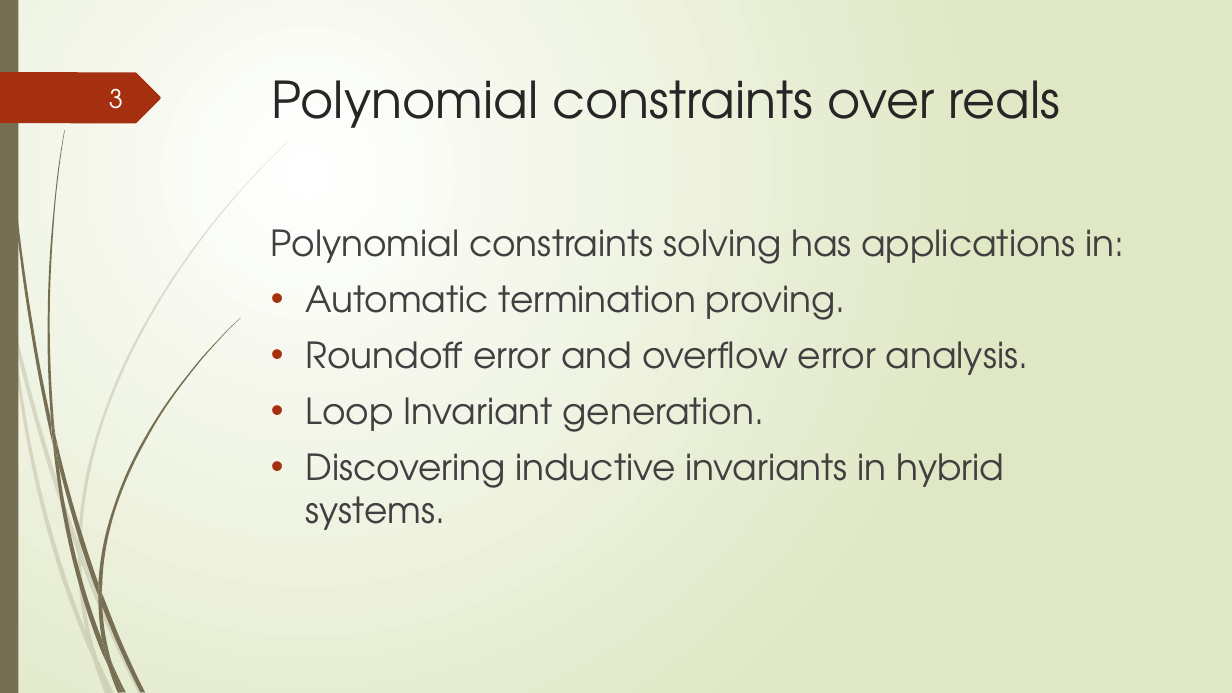
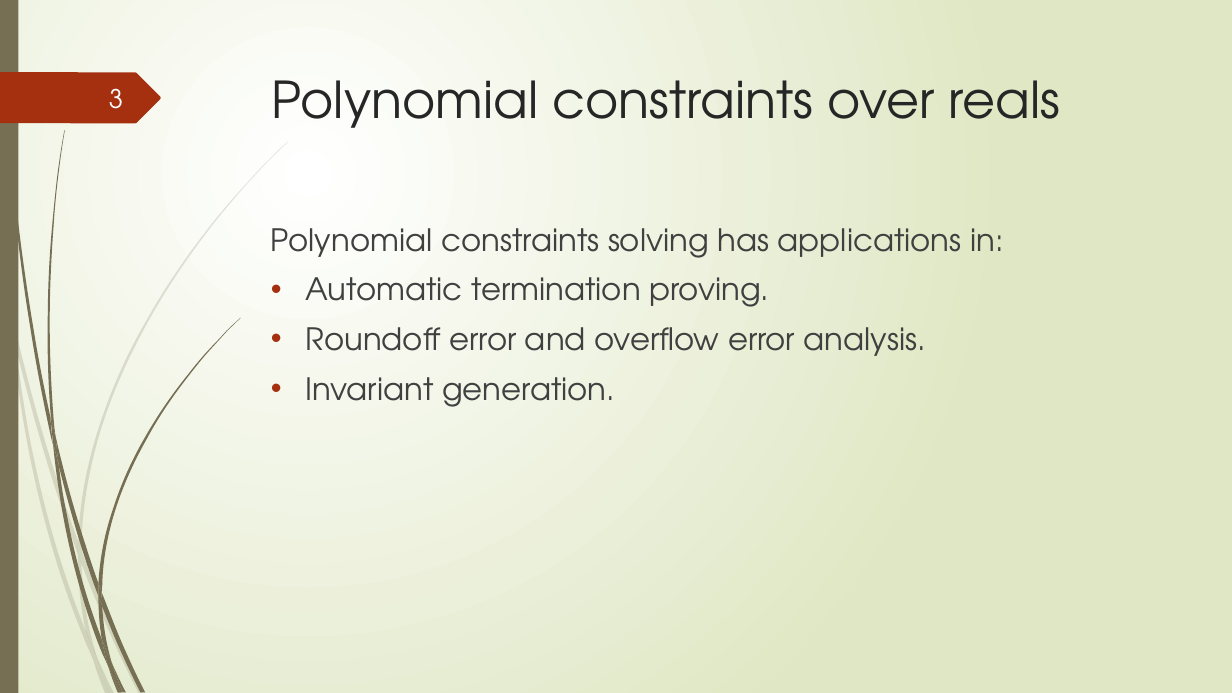
Before and after one commit to tungvx/raSAT, a slide deck: slide 3 of report/midterm.pptx. Drawn at 1232x693 pixels with LibreOffice and Linux fonts; fonts in the diff are those of the drawing. Boxes give left, top, right and bottom in pixels: in the first picture for what was removed or moved away, otherwise in the second. Text is boxed around its words. In the diff, an @@ line names an element or a change of style, - is before the commit and + after.

```diff
--- a/report/midterm.pptx
+++ b/report/midterm.pptx
@@ text at (271, 228, 1003, 356): size 28 to 24 pt in "Polynomial constraints solving has applications in:", "Automatic termination proving.", "Roundoff error and overflow error analysis." @@
@@ text at (306, 377, 615, 407): text changed; size 28 to 24 pt @@
-• Loop Invariant generation.
-• Discovering inductive invariants in hybrid systems.
+• Invariant generation.
```
Also in this commit, not shown: 12 other slides changed, 5 slides added, 11 slides removed, 4 other files.
